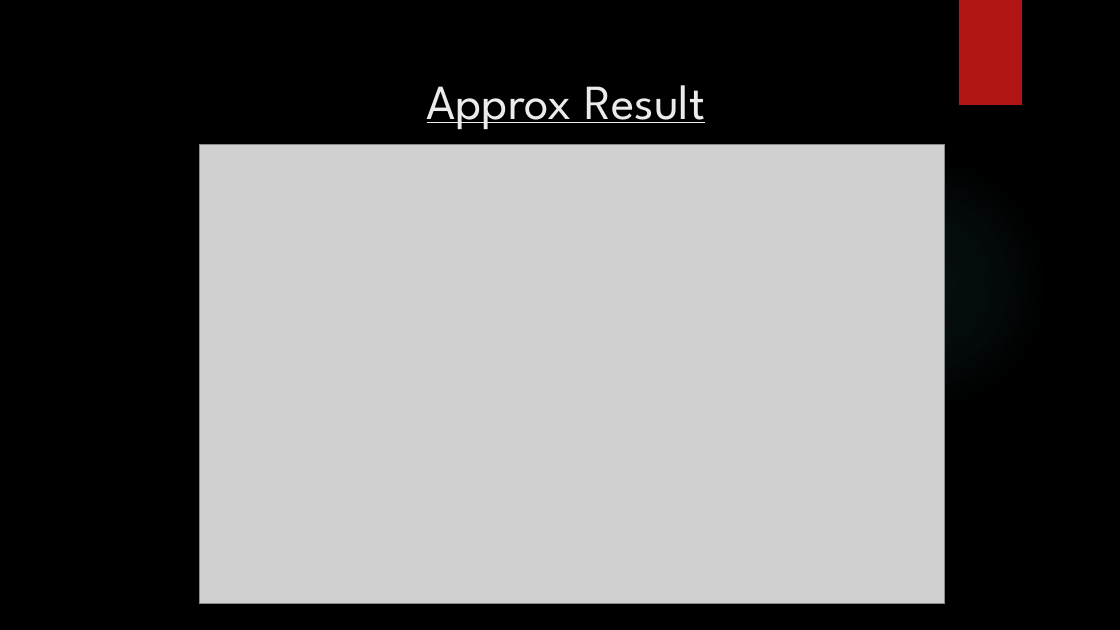
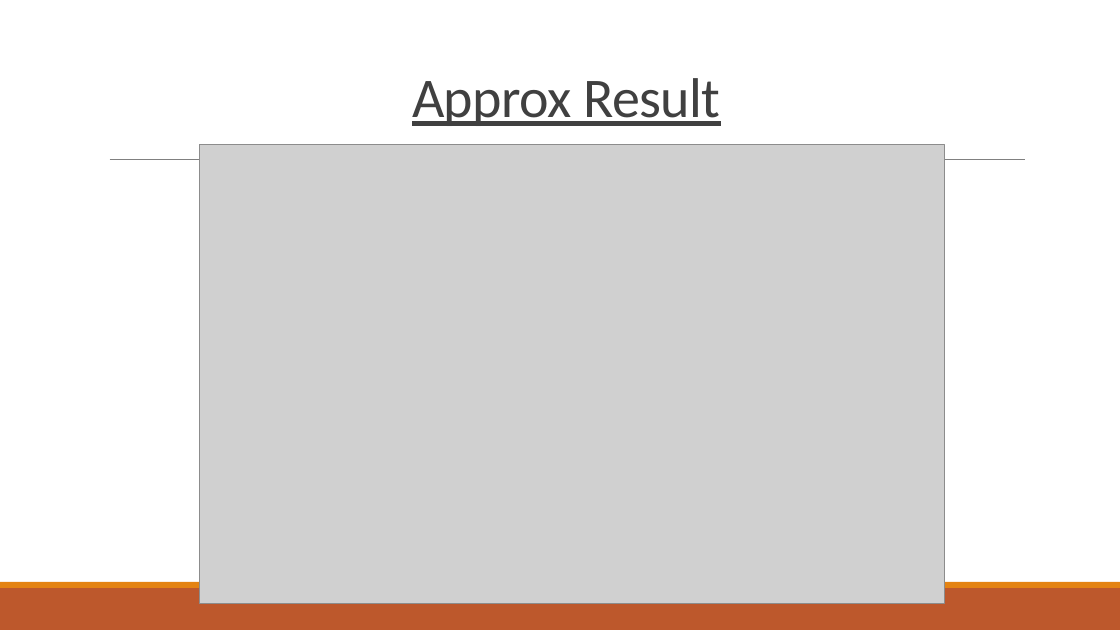
Before and after one commit to mstomar698/pictoral, a slide deck: slide 12 of proj-images/minor-project-report-1.pptx. Drawn at 1120x630 pixels with LibreOffice and Linux fonts; fonts in the diff are those of the drawing; grey boxes stand for pictures; background and template pictures are left out. Boxes give left, top, right and bottom in pixels: in the first picture for what was removed or moved away, otherwise in the second. Text is boxed around its words. In the diff, an @@ line names an element or a change of style, - is before the commit and + after.

```diff
--- a/proj-images/minor-project-report-1.pptx
+++ b/proj-images/minor-project-report-1.pptx
@@ background picture (left out) to #FFFFFF @@
@@ rectangle removed at (959, 0, 1021, 105) @@
@@ title "Approx Result" at (412, 78, 720, 126): size 31.5 to 36 pt, font League Spartan to Calibri, text colour #EBEBEB to #404040, letter spacing 0 to -0.4 pt; line spacing 1 to 0.85 @@
@@ line added from (110, 160) to (1025, 160), #808080 0.5 pt @@
@@ ellipse removed at (791, 155, 1049, 413) @@
@@ rectangle added at (0, 588, 1120, 630), fill #BD582C @@
@@ rectangle added at (0, 582, 1120, 588), fill #E48312 @@
```
Also in this commit, not shown: 13 other slides changed, 3 other files.
